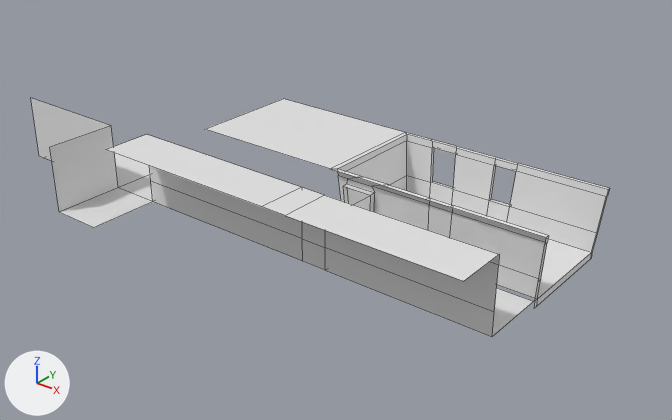
An edit to the Blender file SourceArt/Actors/Environment1.blend, drawn before and after from the same camera.
Camera for both pictures: a 50 mm camera at (120.9, -194.9, 117.7) aimed at (-31.0, -5.0, 0.0). Every picture has the same lights, and +X, +Y and +Z are marked at lower left. Mesh edges are drawn as thin lines.

The scene before the commit, as lines of its bpy script (objects in view):
```python
me_cube = bpy.data.meshes.new('Cube')
me_cube.from_pydata(...)  # 120 vertices, 90 faces; spans x -140.0..30.0, y -57.0..17.0, z -2.0..21.0
me_cube.materials.append(mat_material)  # white #e7e7e7
ob_cube = bpy.data.objects.new('Cube', me_cube)
ob_cube.location = (10.2, 0.0, 1.0)
```
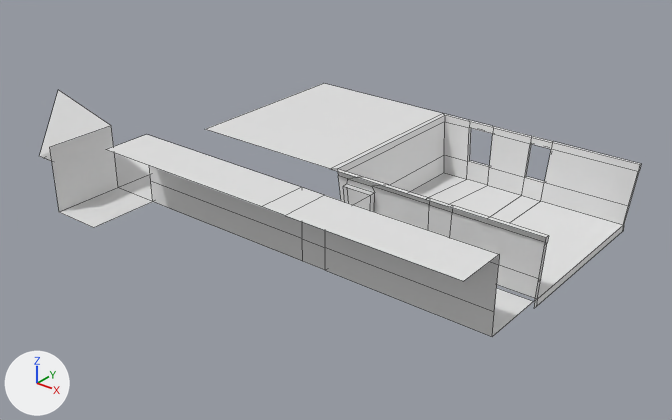
The newer file is also rescaled (x0.384), turned or shifted as a whole; pictures and numbers use the older file's frame.

Pixel boxes (x1, y1, x2, y2) of what changed, in the pictures (672 x 420 px; the box of a moved part takes in the faces that stretch with it):
'Cube', reshaped (6% taller)
    before: (31, 98, 610, 337)
    after: (39, 83, 641, 337)
part 1 of me_cube, moved or reshaped
    before: (206, 99, 610, 306)
    after: (206, 83, 641, 306)
part 2 of me_cube, moved or reshaped
    before: (31, 98, 111, 161)
    after: (39, 90, 111, 161)

The change, as a list of edits to the scene's bpy script:
```text
Change me_cube:
    where me_cube.from_pydata(...)  # 120 vertices, 90 faces; spans x -140.0..30.0, y -57.0..17.0, z -2.0..21.0
    used by ob_cube; location = (10.2, 0.0, 1.0)
    me_cube part 1: all 44 vertices in x -81.0..30.0, y 15.0..17.0, z -2.0..18.0 are moved by (0.0, 20.0, 0.0)
    me_cube part 2
    me_cube.vertices[105].co: (-140.0, -36.0, 20.0) -> (-140.0, -25.0, 20.0)  # pixel (30, 97) -> pixel (58, 89)
```
